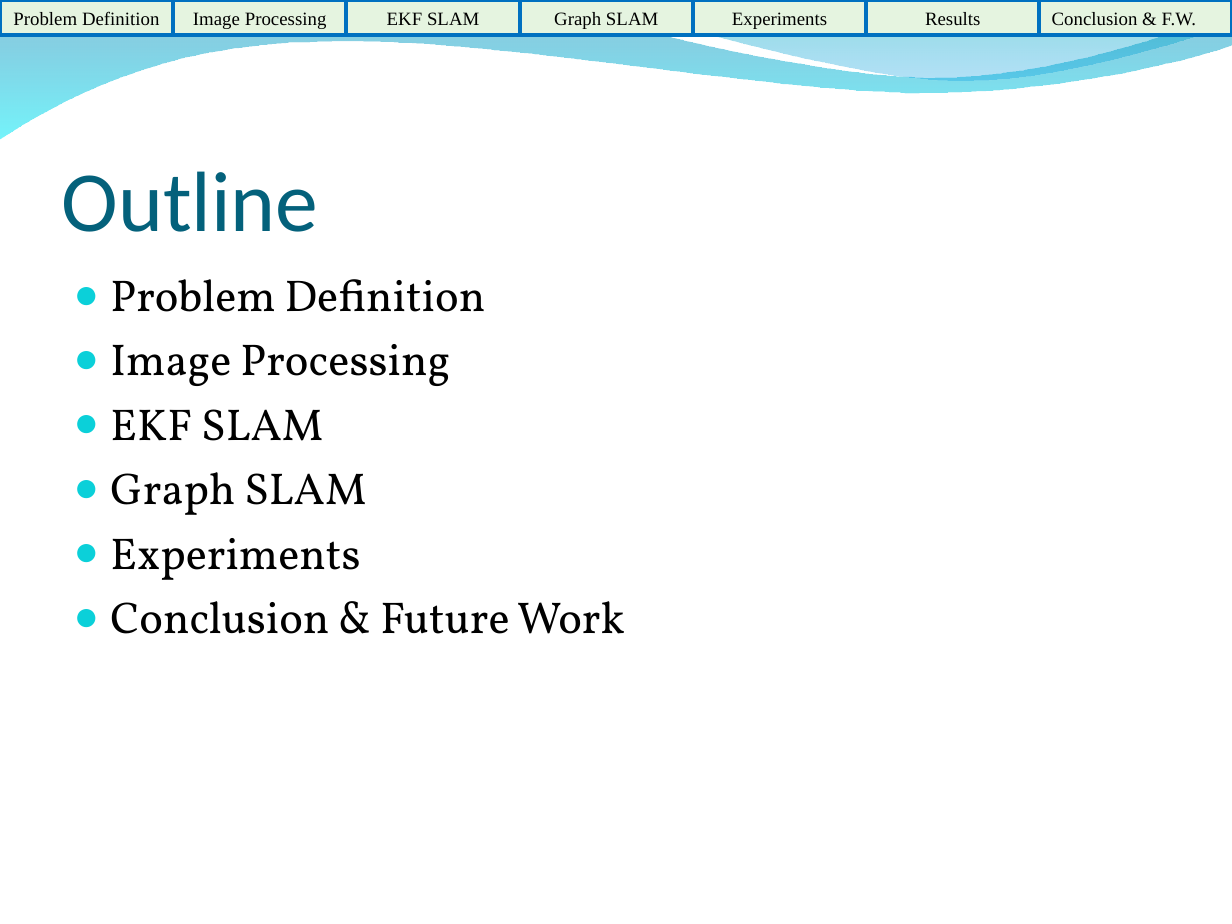
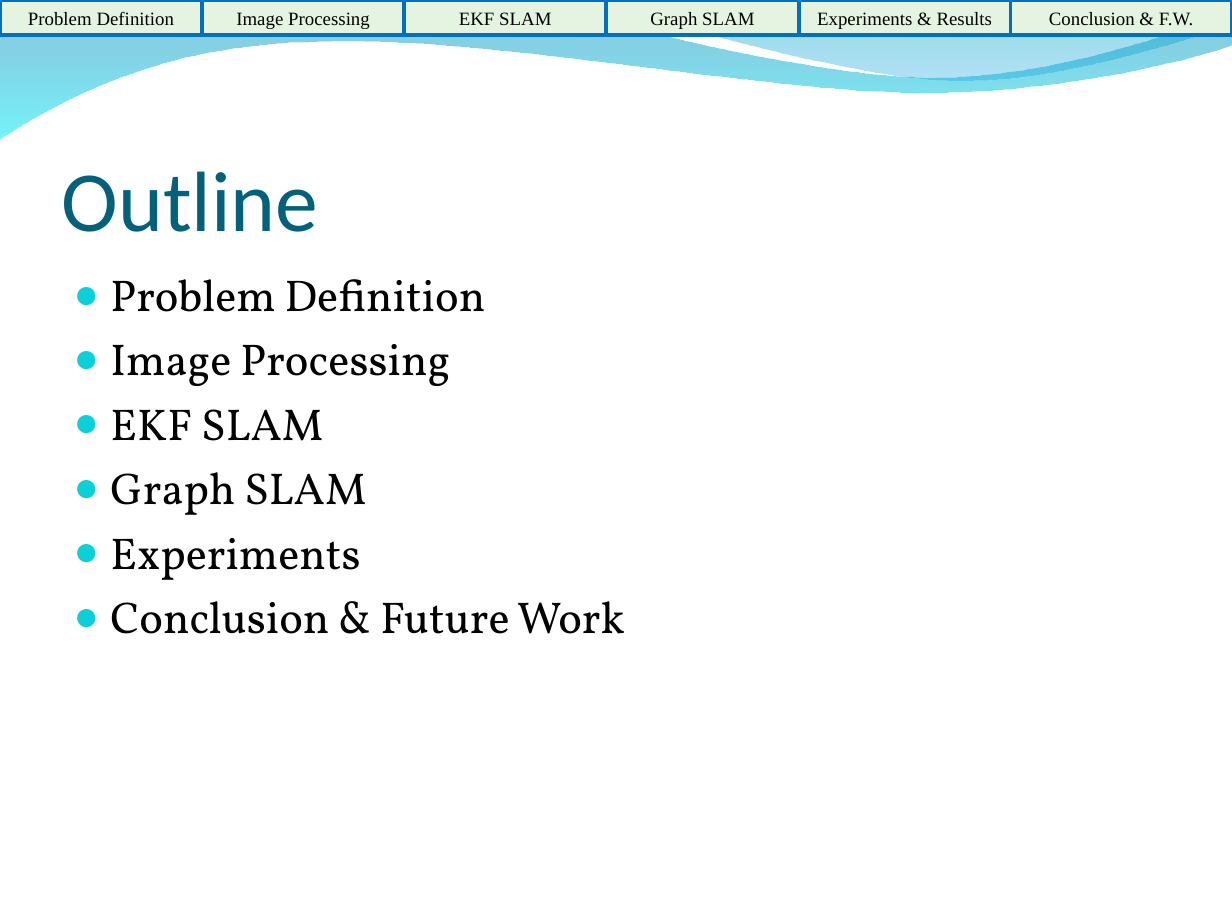
Before and after one commit to HerkyJerky/NAO-ALPHA-AS-FUCK-ROBOTS, a slide deck: slide 2 of Presentation Parts/Final Presentation.ppt. Drawn at 1232x924 pixels with LibreOffice and Linux fonts; fonts in the diff are those of the drawing; background and template pictures are left out. Boxes give left, top, right and bottom in pixels: in the first picture for what was removed or moved away, otherwise in the second. Text is boxed around its words. In the diff, an @@ line names an element or a change of style, - is before the commit and + after.

```diff
--- a/Presentation Parts/Final Presentation.ppt
+++ b/Presentation Parts/Final Presentation.ppt
@@ rectangle "Problem Definition": place and size @@
-rectangle "Problem Definition" at [0, 0, 174, 36]
+rectangle "Problem Definition" at [0, 0, 202, 36]
@@ rectangle "Image Processing": place and size @@
-rectangle "Image Processing" at [174, 0, 347, 36]
+rectangle "Image Processing" at [202, 0, 404, 36]
@@ rectangle "EKF SLAM": place and size @@
-rectangle "EKF SLAM" at [346, 0, 520, 36]
+rectangle "EKF SLAM" at [404, 0, 606, 36]
@@ rectangle "Graph SLAM": place and size @@
-rectangle "Graph SLAM" at [520, 0, 694, 36]
+rectangle "Graph SLAM" at [606, 0, 798, 36]
@@ rectangle "Experiments & Results": place and size @@
-rectangle "Experiments & Results" at [694, 0, 867, 36]
+rectangle "Experiments & Results" at [798, 0, 1010, 36]
@@ text in rectangle at [817, 12, 992, 29]: text changed @@
-Experiments
+Experiments & Results
@@ rectangle removed at [866, 0, 1040, 36] @@
-Results
@@ rectangle "Conclusion & F.W.": place and size @@
-rectangle "Conclusion & F.W." at [1040, 0, 1232, 36]
+rectangle "Conclusion & F.W." at [1010, 0, 1232, 36]
@@ rectangle "Conclusion & F.W." at [1010, 0, 1232, 36]: alignment left to centre @@
```
Also in this commit, not shown: 14 other slides changed.
